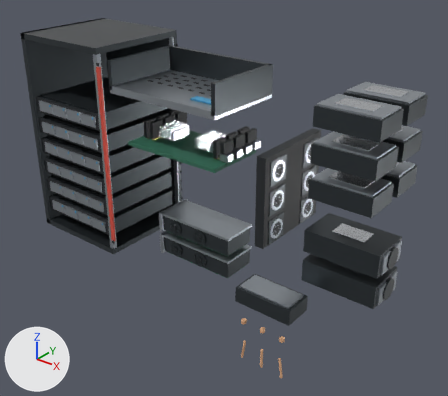
The glTF model public/models/cocometric-shape-revision.glb, before and after one commit.
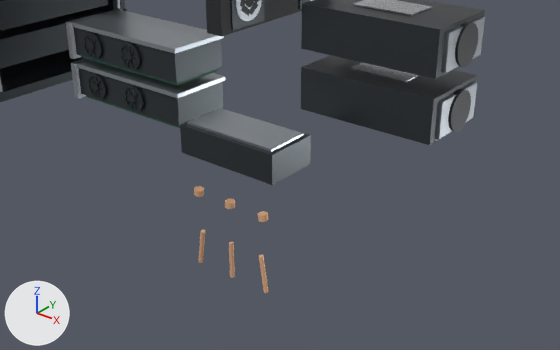
Each version is shown whole from a camera (50 mm lens) standing at (7.52, -8.59, 4.7) and looking at (0.66, -0.02, -0.61), then close up from a camera (50 mm lens) standing at (6.99, -6.03, 1.24) and looking at (2.72, -0.7, -2.07). The lights are fixed; the arrows at lower left show +X, +Y and +Z. The last two pictures show the newer version. Where no turn or scale is listed for an object, it has been applied to the vertices.

The first close-up shows 'Fan_Wall', 'GPU_0_Backplate', 'GPU_0_Body', 'GPU_1_Backplate', 'GPU_1_Body', 'Installed_Server_0', 'Installed_Server_1', 'NIC_Antenna_0', 'NIC_Antenna_1', 'NIC_Antenna_2', 'NIC_Antenna_Base_0', 'NIC_Antenna_Base_1', 'NIC_Antenna_Base_2', 'NIC_Router_Body', 'NIC_Router_Top', 'PSU_0', 'PSU_1', 'Rack_Bottom' and 22 more.
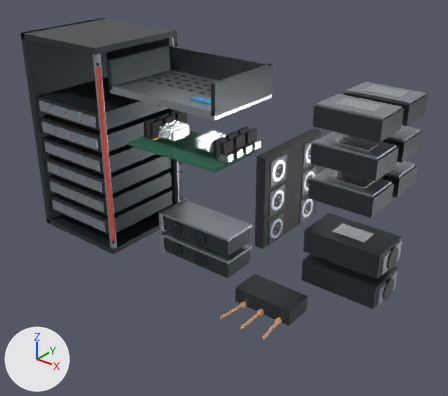
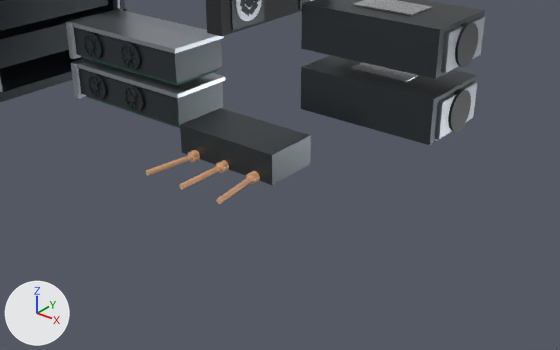
Commit message: Fix Cocometric router wall and attach rear antennas

Where the change shows, as pixel boxes [x1, y1, x2, y2] in the close-ups (560 x 350 px):
'NIC_Router_Top', no longer drawn
    before: [187, 108, 303, 152]
'NIC_Antenna_2', reshaped (245% wider, 26% shorter)
    before: [259, 255, 269, 293]
    after: [216, 176, 253, 204]
'NIC_Antenna_1', reshaped
    before: [229, 242, 235, 278]
    after: [179, 165, 222, 189]
'NIC_Antenna_0', reshaped
    before: [198, 229, 206, 263]
    after: [146, 155, 193, 176]
'NIC_Antenna_Base_2', reshaped
    before: [257, 211, 269, 222]
    after: [246, 171, 260, 184]
'NIC_Antenna_Base_1', reshaped
    before: [225, 198, 235, 209]
    after: [216, 160, 229, 173]
'NIC_Antenna_Base_0', reshaped
    before: [194, 186, 204, 197]
    after: [187, 150, 200, 162]
part 1 of me_nic_antenna_2, added
    after: [216, 176, 253, 204]
part 2 of me_nic_antenna_2, deleted
    before: [259, 255, 269, 293]
part 3 of me_nic_antenna_base_2, added
    after: [246, 171, 260, 184]
part 4 of me_nic_antenna_base_2, deleted
    before: [257, 211, 269, 222]
part 5 of me_nic_antenna_1, added
    after: [179, 165, 222, 189]
part 6 of me_nic_antenna_1, deleted
    before: [229, 242, 235, 278]
part 7 of me_nic_antenna_base_1, added
    after: [216, 160, 229, 173]
part 8 of me_nic_antenna_base_1, deleted
    before: [225, 198, 235, 209]
part 9 of me_nic_antenna_0, added
    after: [146, 155, 193, 176]
part 10 of me_nic_antenna_0, deleted
    before: [198, 229, 206, 263]
part 11 of me_nic_antenna_base_0, added
    after: [187, 150, 200, 162]
part 12 of me_nic_antenna_base_0, deleted
    before: [194, 186, 204, 197]

What changed in the scene script:
```text
Change me_nic_antenna_base_0:
    used by ob_nic_antenna_base_0; location = (0.0, 0.0, 0.0)
    remove me_nic_antenna_base_0.from_pydata(...)  # 42 vertices, 80 faces; spans x 1.9257..2.0343, y -1.125..-1.025, z -2.3746..-2.2954
    add me_nic_antenna_base_0.from_pydata(...)  # 58 vertices, 112 faces; spans x 1.968..2.072, y -1.2..-1.08, z -1.952..-1.848
    me_nic_antenna_base_0 part 11: 58 vertices added at x 1.968..2.072, y -1.2..-1.08, z -1.952..-1.848, forming a 28-sided cylinder along y
    me_nic_antenna_base_0 part 12: 42 vertices removed from x 1.9257..2.0343, y -1.125..-1.025, z -2.3746..-2.2954
Change me_nic_antenna_0:
    used by ob_nic_antenna_0; location = (0.0, 0.0, 0.0)
    remove me_nic_antenna_0.from_pydata(...)  # 42 vertices, 80 faces; spans x 1.925..2.035, y -1.1..-1.05, z -3.181..-2.779
    add me_nic_antenna_0.from_pydata(...)  # 58 vertices, 112 faces; spans x 1.921..2.047, y -1.709..-1.186, z -1.927..-1.873
    me_nic_antenna_0 part 9: 58 vertices added at x 1.921..2.047, y -1.709..-1.186, z -1.927..-1.873
    me_nic_antenna_0 part 10: 42 vertices removed from x 1.925..2.035, y -1.1..-1.05, z -3.181..-2.779
Change me_nic_antenna_base_1:
    used by ob_nic_antenna_base_1; location = (0.0, 0.0, 0.0)
    remove me_nic_antenna_base_1.from_pydata(...)  # 42 vertices, 80 faces; spans x 2.35..2.45, y -1.125..-1.025, z -2.3675..-2.3025
    add me_nic_antenna_base_1.from_pydata(...)  # 58 vertices, 112 faces; spans x 2.348..2.452, y -1.2..-1.08, z -1.952..-1.848
    me_nic_antenna_base_1 part 7: 58 vertices added at x 2.348..2.452, y -1.2..-1.08, z -1.952..-1.848, forming a 28-sided cylinder along y
    me_nic_antenna_base_1 part 8: 42 vertices removed from x 2.35..2.45, y -1.125..-1.025, z -2.3675..-2.3025
Change me_nic_antenna_1:
    used by ob_nic_antenna_1; location = (0.0, 0.0, 0.0)
    remove me_nic_antenna_1.from_pydata(...)  # 42 vertices, 80 faces; spans x 2.375..2.425, y -1.1..-1.05, z -3.18..-2.78
    add me_nic_antenna_1.from_pydata(...)  # 58 vertices, 112 faces; spans x 2.373..2.427, y -1.71..-1.19, z -1.927..-1.873
    me_nic_antenna_1 part 5: 58 vertices added at x 2.373..2.427, y -1.71..-1.19, z -1.927..-1.873, forming a 28-sided cylinder along y
    me_nic_antenna_1 part 6: 42 vertices removed from x 2.375..2.425, y -1.1..-1.05, z -3.18..-2.78
Change me_nic_antenna_base_2:
    used by ob_nic_antenna_base_2; location = (0.0, 0.0, 0.0)
    remove me_nic_antenna_base_2.from_pydata(...)  # 42 vertices, 80 faces; spans x 2.7657..2.8743, y -1.125..-1.025, z -2.3746..-2.2954
    add me_nic_antenna_base_2.from_pydata(...)  # 58 vertices, 112 faces; spans x 2.728..2.832, y -1.2..-1.08, z -1.952..-1.848
    me_nic_antenna_base_2 part 3: 58 vertices added at x 2.728..2.832, y -1.2..-1.08, z -1.952..-1.848, forming a 28-sided cylinder along y
    me_nic_antenna_base_2 part 4: 42 vertices removed from x 2.7657..2.8743, y -1.125..-1.025, z -2.3746..-2.2954
Change me_nic_antenna_2:
    used by ob_nic_antenna_2; location = (0.0, 0.0, 0.0)
    remove me_nic_antenna_2.from_pydata(...)  # 42 vertices, 80 faces; spans x 2.765..2.875, y -1.1..-1.05, z -3.181..-2.779
    add me_nic_antenna_2.from_pydata(...)  # 58 vertices, 112 faces; spans x 2.753..2.879, y -1.709..-1.186, z -1.927..-1.873
    me_nic_antenna_2 part 1: 58 vertices added at x 2.753..2.879, y -1.709..-1.186, z -1.927..-1.873
    me_nic_antenna_2 part 2: 42 vertices removed from x 2.765..2.875, y -1.1..-1.05, z -3.181..-2.779
Change ob_nic_router_top:
    ob_nic_router_top: bpy.data.objects.new('NIC_Router_Top', me_nic_router_top) -> bpy.data.objects.new('NIC_Router_Top', None)
```
